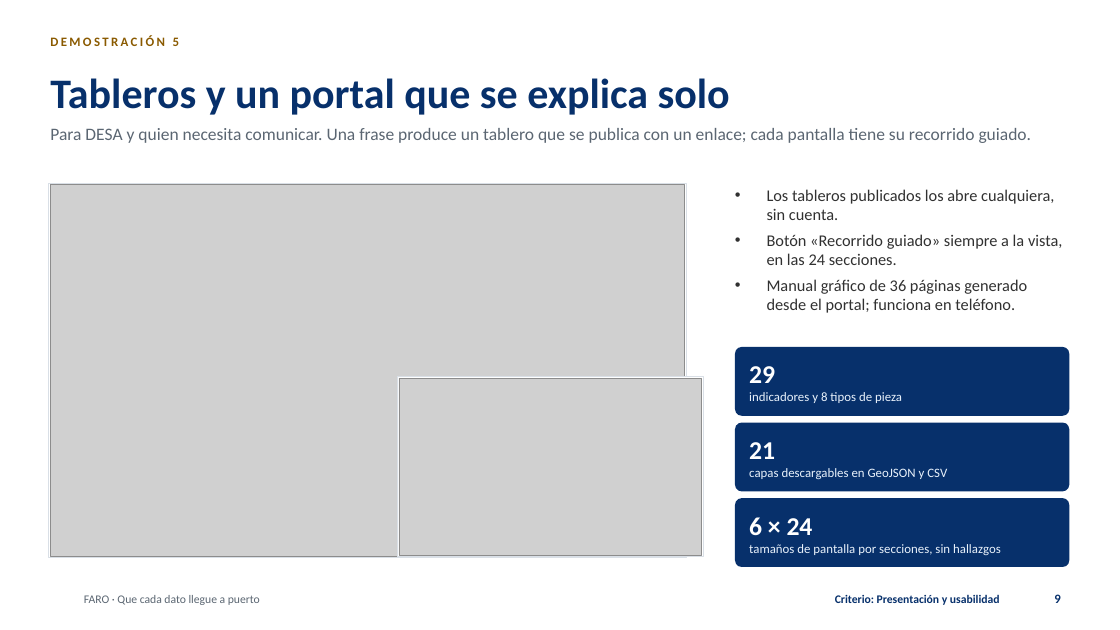
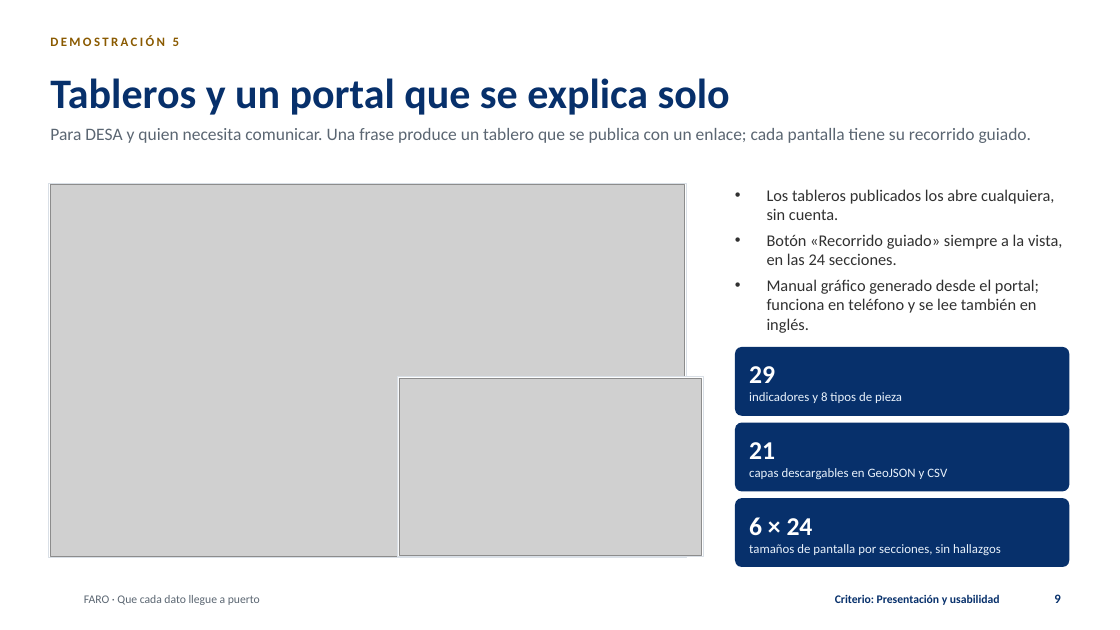
Before and after one commit to tono88/faro-ine-2026, a slide deck: slide 9 of entregables/FARO-presentacion.pptx. Drawn at 1120x630 pixels with LibreOffice and Linux fonts; fonts in the diff are those of the drawing; grey boxes stand for pictures; background and template pictures are left out. Boxes give left, top, right and bottom in pixels: in the first picture for what was removed or moved away, otherwise in the second. Text is boxed around its words. In the diff, an @@ line names an element or a change of style, - is before the commit and + after.

```diff
--- a/entregables/FARO-presentacion.pptx
+++ b/entregables/FARO-presentacion.pptx
@@ text at bbox=[767, 279, 1039, 333]: text changed @@
-• Manual gráfico de 36 páginas generado desde el portal; funciona en teléfono.
+• Manual gráfico generado desde el portal; funciona en teléfono y se lee también en inglés.
```
Also in this commit, not shown: 4 other slides changed, 6 other files.
